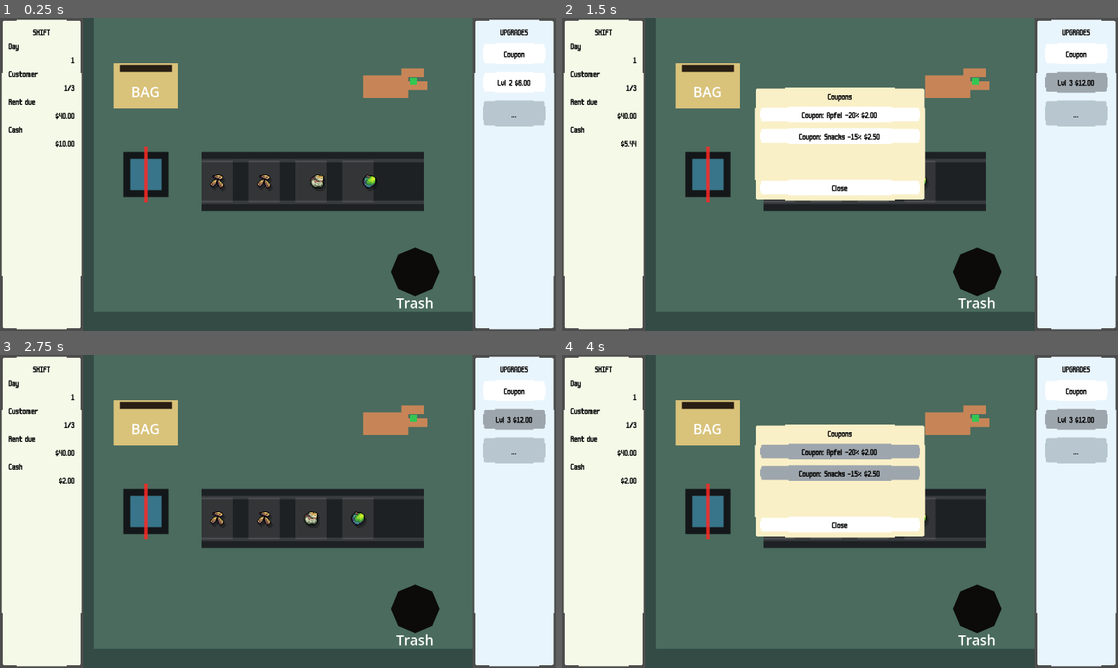
Above: before the commit, frames 1-4 (two rows, left to right).
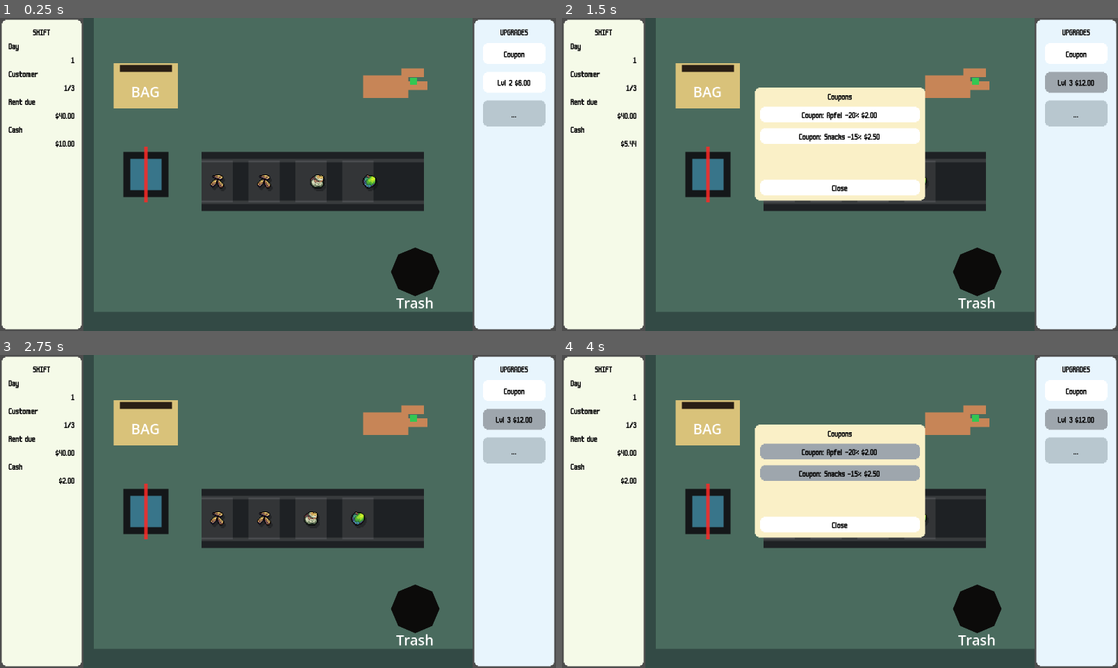
Above: after the commit, the same moments.

Repository: mp1707/checkout-scammer
Game: Godot game, scene res://scenes/application/boot.tscn
Two runs of this game, one before a commit and one after it. Both use one fixed random seed, a clock stepped at 60 frames per second and the inputs below.
Inputs:
- Up to frame 1 (0.25 s): no input
- Up to frame 2 (1.5 s): click "Coupon" at 0.5 s; click "Lvl 2 $6.00" at 1.25 s
- Up to frame 3 (2.75 s): click "Coupon: Apfel -20% $2.00" at 2 s
- Up to frame 4 (4 s): click "Coupon" at 2.75 s; click "Coupon" at 3.5 s

The runs differ from the first frame. In frame 1, 0.4% of the frame differs, in the area x 0-100%, y 0-100%; in frame 2, 0.8%; in frame 3, 0.4%; in frame 4, 0.8%.

Commit message:
Fix editor warnings and preserve upgrade-aware scripted customers

Diff:
--- a/scripts/application/run_controller.gd
+++ b/scripts/application/run_controller.gd
@@ -494,12 +494,12 @@
 
 
 func _join_tooltip_lines(lines: PackedStringArray) -> String:
-	var tooltip_text: String = ""
+	var joined_tooltip_text: String = ""
 	for line_index: int in range(lines.size()):
 		if line_index > 0:
-			tooltip_text += "\n"
-		tooltip_text += lines[line_index]
-	return tooltip_text
+			joined_tooltip_text += "\n"
+		joined_tooltip_text += lines[line_index]
+	return joined_tooltip_text
 
 
 func _should_ignore_player_input() -> bool:
--- a/scripts/gameplay/actors/coupon_actor.gd
+++ b/scripts/gameplay/actors/coupon_actor.gd
@@ -41,8 +41,8 @@
 	is_held = false
 	if interaction_area != null:
 		interaction_area.input_pickable = false
-		interaction_area.monitorable = false
-		interaction_area.monitoring = false
+		interaction_area.set_deferred("monitorable", false)
+		interaction_area.set_deferred("monitoring", false)
 
 	if _finish_tween != null and _finish_tween.is_valid():
 		_finish_tween.kill()
--- a/scripts/gameplay/actors/product_actor.gd
+++ b/scripts/gameplay/actors/product_actor.gd
@@ -100,8 +100,8 @@
 	is_touching_scanner = false
 	if interaction_area != null:
 		interaction_area.input_pickable = false
-		interaction_area.monitorable = false
-		interaction_area.monitoring = false
+		interaction_area.set_deferred("monitorable", false)
+		interaction_area.set_deferred("monitoring", false)
 
 	if _finish_tween != null and _finish_tween.is_valid():
 		_finish_tween.kill()
--- a/scripts/gameplay/components/scanner_station.gd
+++ b/scripts/gameplay/components/scanner_station.gd
@@ -29,9 +29,9 @@
 		hit_area.area_exited.connect(_on_hit_area_exited)
 
 
-func set_beam_visible(is_visible: bool) -> void:
+func set_beam_visible(should_show_beam: bool) -> void:
 	if beam != null:
-		beam.visible = is_visible
+		beam.visible = should_show_beam
 
 
 func flash() -> void:
--- a/scripts/gameplay/generation/customer_generator.gd
+++ b/scripts/gameplay/generation/customer_generator.gd
@@ -22,7 +22,8 @@
 		run_state.current_customer_number,
 		run_state.assortment_level,
 		run_state.active_coupons,
-		registry.game_balance.products_per_customer
+		registry.game_balance.products_per_customer,
+		registry.game_balance.starting_assortment_level
 	)
 
 
@@ -33,7 +34,8 @@
 	customer_number: int,
 	assortment_level: int,
 	active_coupons: Array[CouponInstance],
-	product_count: int
+	product_count: int,
+	scripted_assortment_level: int = 1
 ) -> CustomerState:
 	var customer: CustomerState = CustomerState.new("day_%d_customer_%d" % [day, customer_number])
 	customer.total_product_count = product_count
@@ -41,7 +43,12 @@
 	var random: RandomNumberGenerator = RandomNumberGenerator.new()
 	random.seed = _build_customer_seed(run_seed, day, customer_number, assortment_level)
 
-	var scripted_ids: PackedStringArray = _get_scripted_first_day_product_ids(day, customer_number)
+	var scripted_ids: PackedStringArray = _get_scripted_first_day_product_ids(
+		day,
+		customer_number,
+		assortment_level,
+		scripted_assortment_level
+	)
 	if not scripted_ids.is_empty():
 		_append_scripted_products(customer, scripted_ids, registry, product_count, day, customer_number)
 
@@ -129,8 +136,13 @@
 	return seed_value
 
 
-func _get_scripted_first_day_product_ids(day: int, customer_number: int) -> PackedStringArray:
-	if day != 1:
+func _get_scripted_first_day_product_ids(
+	day: int,
+	customer_number: int,
+	assortment_level: int,
+	scripted_assortment_level: int
+) -> PackedStringArray:
+	if day != 1 or assortment_level != scripted_assortment_level:
 		return PackedStringArray()
 
 	match customer_number:
--- a/scripts/gameplay/systems/economy_system.gd
+++ b/scripts/gameplay/systems/economy_system.gd
@@ -68,11 +68,11 @@
 
 
 func format_cents(cents: int) -> String:
-	var sign: String = ""
+	var sign_prefix: String = ""
 	var absolute_cents: int = cents
 	if cents < 0:
-		sign = "-"
+		sign_prefix = "-"
 		absolute_cents = -cents
 
 	var dollars: int = floori(float(absolute_cents) / 100.0)
-	return "%s$%d.%02d" % [sign, dollars, absolute_cents % 100]
+	return "%s$%d.%02d" % [sign_prefix, dollars, absolute_cents % 100]
--- a/scripts/ui/hud/hud_root.gd
+++ b/scripts/ui/hud/hud_root.gd
@@ -56,9 +56,9 @@
 		coupon_button.disabled = not is_enabled
 
 
-func set_coupon_button_tooltip(tooltip_text: String) -> void:
+func set_coupon_button_tooltip(button_tooltip_text: String) -> void:
 	if coupon_button != null:
-		coupon_button.tooltip_text = tooltip_text
+		coupon_button.tooltip_text = button_tooltip_text
 
 
 func set_assortment_upgrade_button(label_text: String, is_enabled: bool) -> void:
@@ -68,9 +68,9 @@
 	assortment_upgrade_button.disabled = not is_enabled
 
 
-func set_assortment_upgrade_tooltip(tooltip_text: String) -> void:
+func set_assortment_upgrade_tooltip(button_tooltip_text: String) -> void:
 	if assortment_upgrade_button != null:
-		assortment_upgrade_button.tooltip_text = tooltip_text
+		assortment_upgrade_button.tooltip_text = button_tooltip_text
 
 
 func show_dialog(message: String) -> void:
@@ -161,9 +161,9 @@
 		_apply_label_theme(child)
 
 
-func _set_popup_layer_visible(is_visible: bool) -> void:
+func _set_popup_layer_visible(should_show_popup_layer: bool) -> void:
 	if popup_layer != null:
-		popup_layer.visible = is_visible
+		popup_layer.visible = should_show_popup_layer
 
 
 func _animate_cash_value(target_cents: int) -> void:
@@ -192,14 +192,14 @@
 
 
 func _format_cents(cents: int) -> String:
-	var sign: String = ""
+	var sign_prefix: String = ""
 	var absolute_cents: int = cents
 	if cents < 0:
-		sign = "-"
+		sign_prefix = "-"
 		absolute_cents = -cents
 
 	var dollars: int = floori(float(absolute_cents) / 100.0)
-	return "%s$%d.%02d" % [sign, dollars, absolute_cents % 100]
+	return "%s$%d.%02d" % [sign_prefix, dollars, absolute_cents % 100]
 
 
 func _resolve_child_references() -> void:
--- a/scripts/ui/theme/checkout_theme_resource.gd
+++ b/scripts/ui/theme/checkout_theme_resource.gd
@@ -1,7 +1,9 @@
 extends Resource
 class_name CheckoutThemeResource
 
-const PANEL_TEXTURE_MARGIN: int = 5
+const PANEL_TEXTURE_OUTER_PADDING: int = 2
+const PANEL_CORNER_SLICE_SIZE: int = 5
+const PANEL_TEXTURE_MARGIN: int = PANEL_TEXTURE_OUTER_PADDING + PANEL_CORNER_SLICE_SIZE
 const PANEL_CONTENT_MARGIN: int = 2
 
 @export var font: FontFile
--- a/tests/unit/phase_2_simulation_test.gd
+++ b/tests/unit/phase_2_simulation_test.gd
@@ -83,6 +83,22 @@
 		PackedStringArray(["gum", "gum", "chips", "apple", "water", "banana", "gum", "chips", "apple", "water"]),
 		_product_ids(scripted_customer.product_queue),
 		"CustomerGenerator models scripted first customer"
+	)
+
+	var no_active_coupons_for_upgrade: Array[CouponInstance] = []
+	var upgraded_first_day_customer: CustomerState = _generator.generate_customer_for_context(
+		_registry,
+		_registry.game_balance.default_run_seed,
+		1,
+		2,
+		2,
+		no_active_coupons_for_upgrade,
+		_registry.game_balance.products_per_customer,
+		_registry.game_balance.starting_assortment_level
+	)
+	_expect_true(
+		_has_product_at_assortment_level(upgraded_first_day_customer, 2),
+		"CustomerGenerator uses expanded assortment once a level-up is active"
 	)
 
 	var apple_coupon: CouponInstance = CouponInstance.new(_registry.get_coupon("apple_20_discount"), "test_coupon")
@@ -377,6 +393,13 @@
 	return count
 
 
+func _has_product_at_assortment_level(customer: CustomerState, assortment_level: int) -> bool:
+	for product: ProductInstance in customer.product_queue:
+		if product.variant != null and product.variant.assortment_level == assortment_level:
+			return true
+	return false
+
+
 func _expect_true(value: bool, label: String) -> void:
 	if not value:
 		_fail(label, "Expected true.")
Not shown, changed: architecture.md
Not shown, changed: gdd.md
